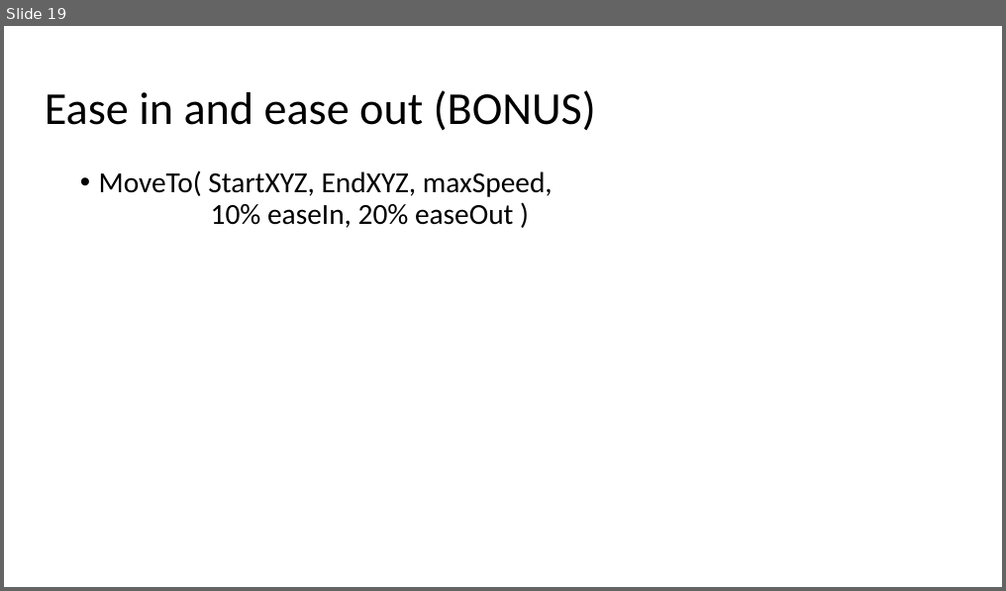
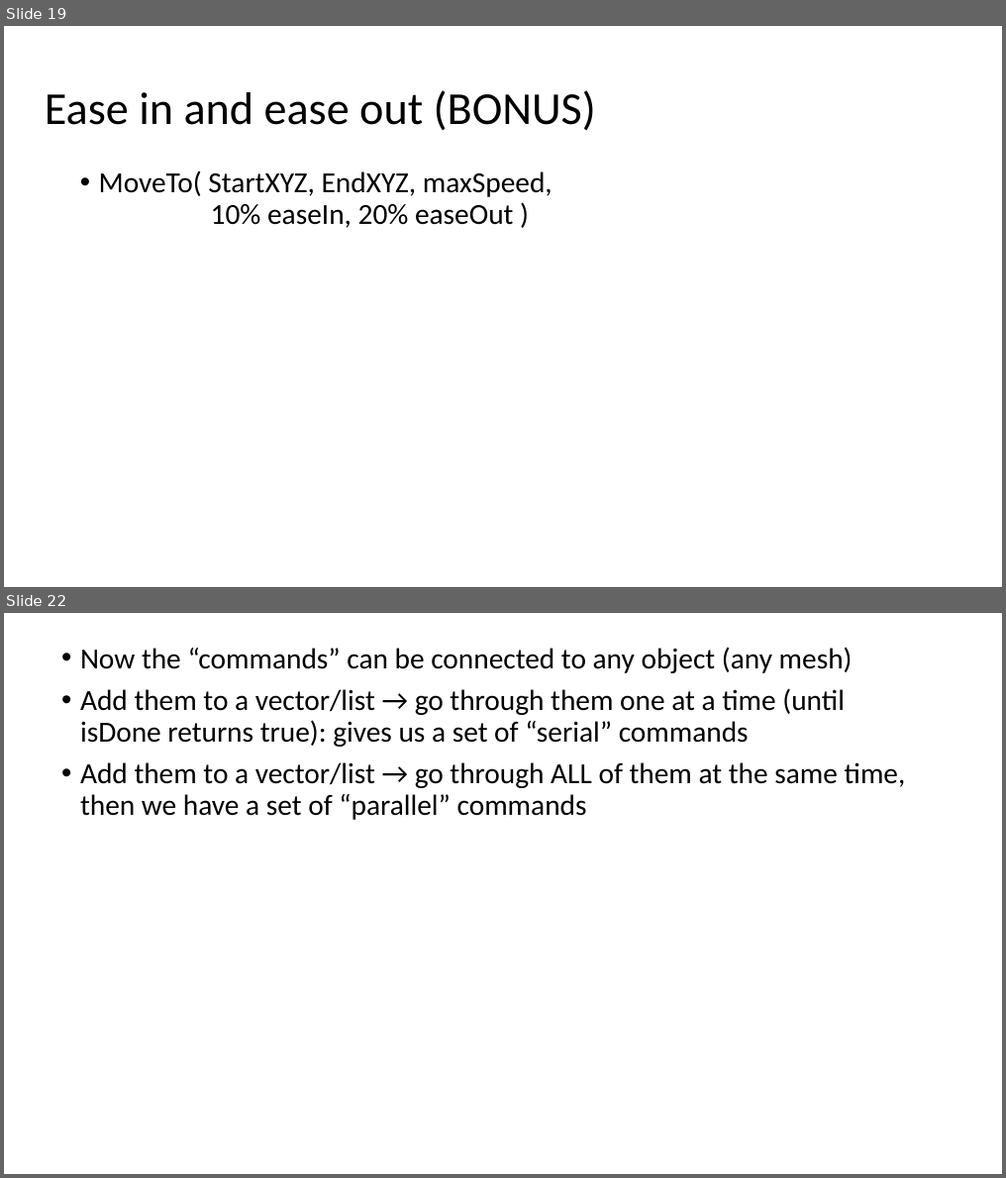
Before and after one commit to FeeneyCodes/GDP202425, a slide deck: 6044_FramPat/D2D/W09+/W11_Timing_and_animations.pptx. Shown one above the other, each under a label of ours: slide 19 before the commit, slides 19 and 22 after it; the slides between them are not shown. The pictures are 1006x591 and 1006x1178 pixels, drawn with LibreOffice and Linux fonts; fonts in the diff are those of the drawing. Boxes give left, top, right and bottom in pixels: in the first picture for what was removed or moved away, otherwise in the second. Text is boxed around its words. In the diff, an @@ line names an element or a change of style, - is before the commit and + after.

```diff
--- a/6044_FramPat/D2D/W09+/W11_Timing_and_animations.pptx
+++ b/6044_FramPat/D2D/W09+/W11_Timing_and_animations.pptx
@@ slide 22 added at [4,613,1002,1174], background #FFFFFF @@
@@ text added at [80,647,906,820], 28 pt, text #000000 @@
+• Now the “commands” can be connected to any object (any mesh)
+• Add them to a vector/list → go through them one at a time (until isDone returns true): gives us a set of “serial” commands
+• Add them to a vector/list → go through ALL of them at the same time, then we have a set of “parallel” commands
```
Also in this commit, not shown: 6 other slides added, 6 other files.
